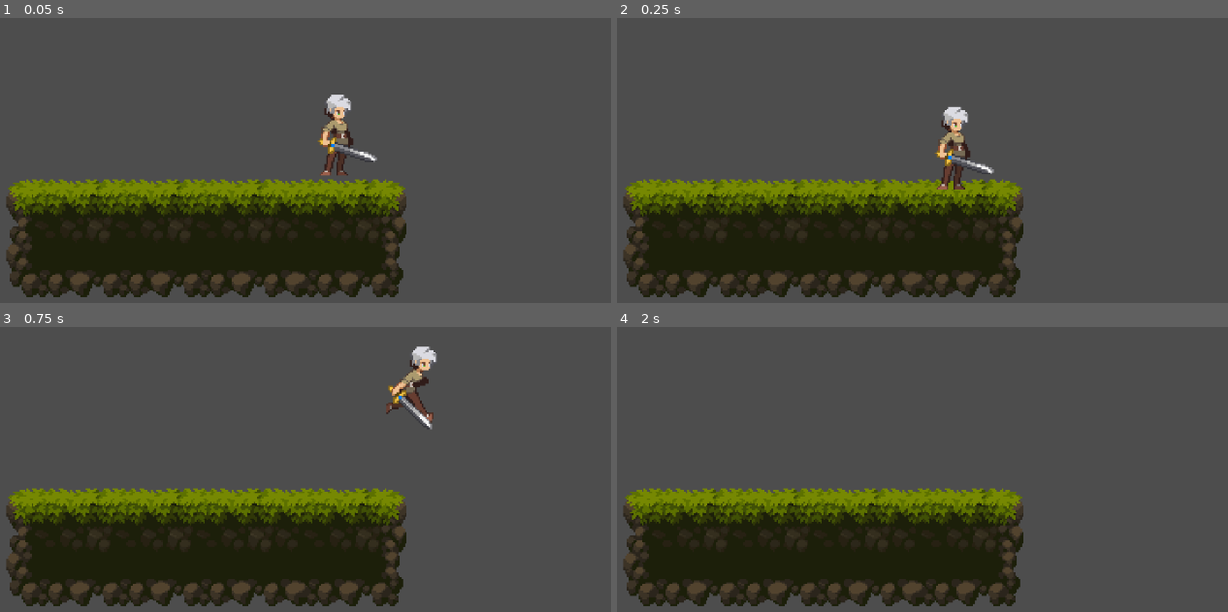
Above: before the commit, frames 1-4 (two rows, left to right).
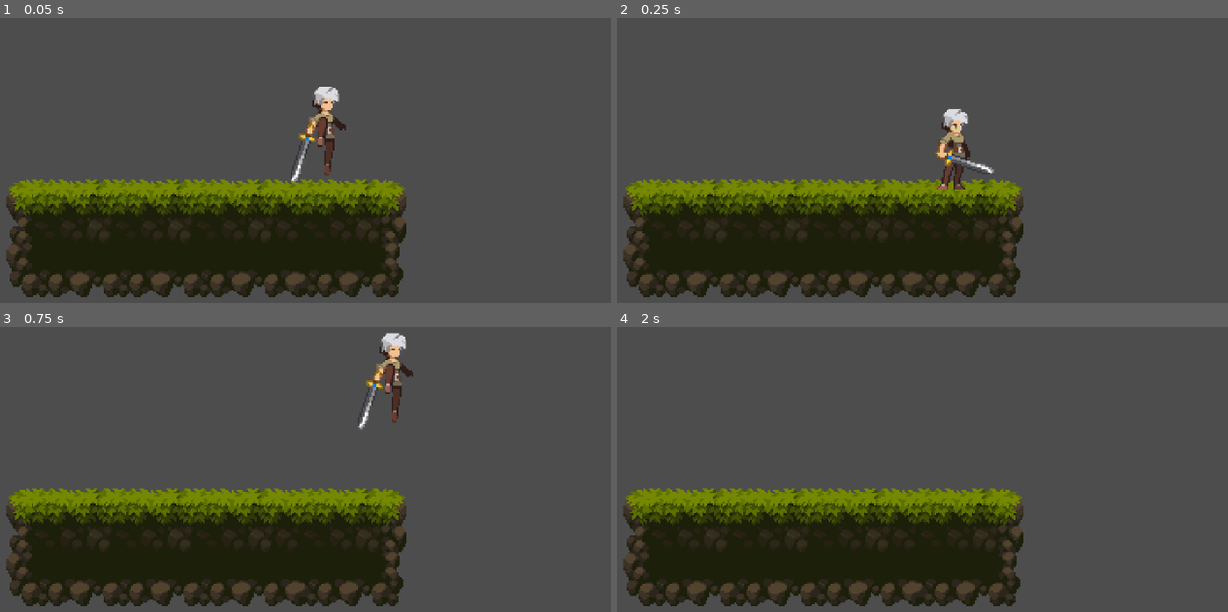
Above: after the commit, the same moments.

Repository: jpsalim21/GodotINOVA
Game: Godot game, scene res://Cena.tscn
The game is run twice, just before and just after one commit, with the same random seed, the same clock (stepped at 60 frames per second) and the same inputs.
Inputs:
- Up to frame 1 (0.05 s): no input
- Up to frame 2 (0.25 s): no input
- Up to frame 3 (0.75 s): tap Enter (ui_accept) at 0.5 s; hold Right (ui_right) from 0.53 s (still down)
- Up to frame 4 (2 s): keep holding Right (ui_right); tap Enter (ui_accept) at 0.77, 1.52 s

The runs differ from the first frame. In frame 1, 1.6% of the frame differs, in the area x 47-62%, y 24-58%; in frame 2, 0.2%; in frame 3, 1.8%, in the area x 58-72%, y 2-37%; in frame 4, nothing differs.

Commit message:
Animação de pular

Diff:
--- a/Cena.tscn
+++ b/Cena.tscn
@@ -1,9 +1,10 @@
-[gd_scene load_steps=21 format=3 uid="uid://bgrprgbwgcknc"]
+[gd_scene load_steps=23 format=3 uid="uid://bgrprgbwgcknc"]
 
 [ext_resource type="Texture2D" uid="uid://b76gxup34m5yy" path="res://Sprites/Tiles.png" id="1_ryt7m"]
 [ext_resource type="Script" path="res://PlayerMovement.gd" id="2_e6kmr"]
 [ext_resource type="Texture2D" uid="uid://bcx7up4kwa754" path="res://Sprites/Personagem/Idle-Sheet.png" id="2_fqbq8"]
 [ext_resource type="Texture2D" uid="uid://ci4ofrbtnixtf" path="res://Sprites/Personagem/Run-Sheet.png" id="4_cpa8f"]
+[ext_resource type="Texture2D" uid="uid://dsk5lgvb0tt1i" path="res://Sprites/Personagem/Jump-All-Sheet.png" id="4_via3n"]
 
 [sub_resource type="TileSetAtlasSource" id="TileSetAtlasSource_j4wtj"]
 resource_name = "Tiles"
@@ -1445,6 +1446,10 @@
 atlas = ExtResource("2_fqbq8")
 region = Rect2(0, 0, 64, 80)
 
+[sub_resource type="AtlasTexture" id="AtlasTexture_i3omo"]
+atlas = ExtResource("4_via3n")
+region = Rect2(256, 0, 64, 64)
+
 [sub_resource type="AtlasTexture" id="AtlasTexture_53vc8"]
 atlas = ExtResource("4_cpa8f")
 region = Rect2(0, 0, 80, 80)
@@ -1495,6 +1500,14 @@
 "loop": true,
 "name": &"Idle",
 "speed": 7.0
+}, {
+"frames": [{
+"duration": 1.0,
+"texture": SubResource("AtlasTexture_i3omo")
+}],
+"loop": true,
+"name": &"Jump",
+"speed": 1.0
 }, {
 "frames": [{
 "duration": 1.0,
@@ -1543,10 +1556,9 @@
 
 [node name="AnimatedSprite2D" type="AnimatedSprite2D" parent="CharacterBody2D"]
 sprite_frames = SubResource("SpriteFrames_fdhdd")
-animation = &"Idle"
+animation = &"Jump"
 autoplay = "Idle"
-frame = 3
-frame_progress = 0.580031
+frame_progress = 0.532121
 
 [node name="Camera2D" type="Camera2D" parent="."]
 zoom = Vector2(2.5, 2.5)
--- a/PlayerMovement.gd
+++ b/PlayerMovement.gd
@@ -32,7 +32,11 @@
 	_updateAnimation()
 
 func _updateAnimation():
-	if velocity.x != 0:
+	if velocity.y != 0:
+		if animacaoAtual != "Jump":
+			animacaoAtual = "Jump"
+			anim.play("Jump")
+	elif velocity.x != 0:
 		if animacaoAtual != "Run":
 			animacaoAtual = "Run"
 			anim.play("Run")
